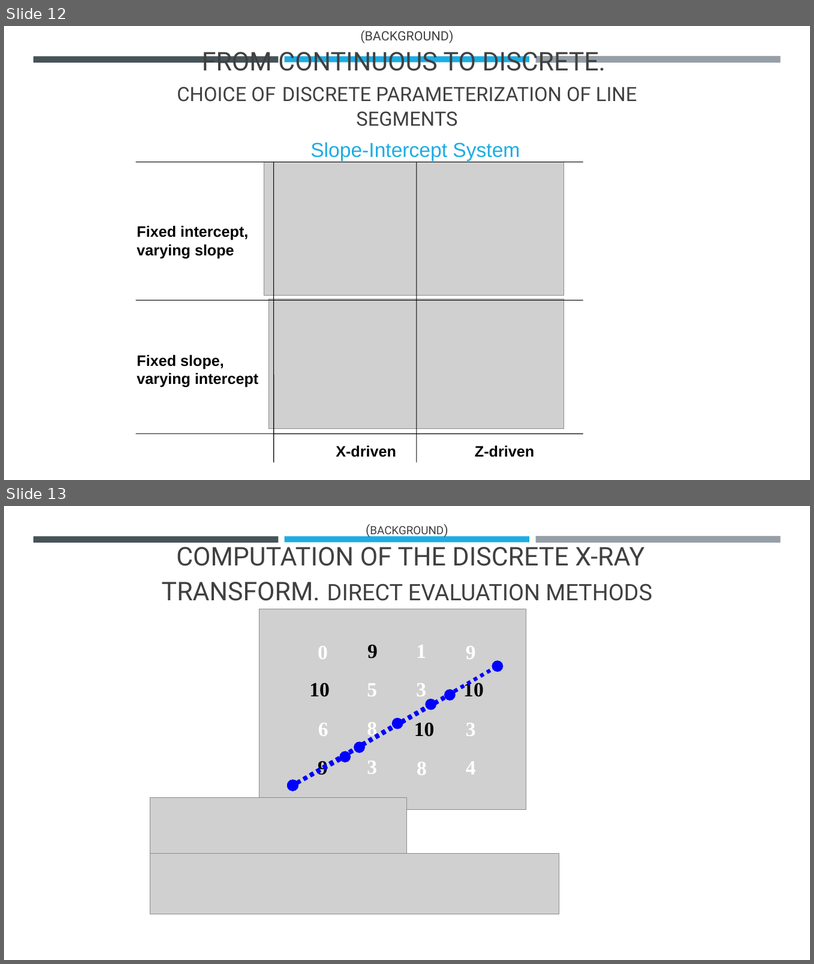
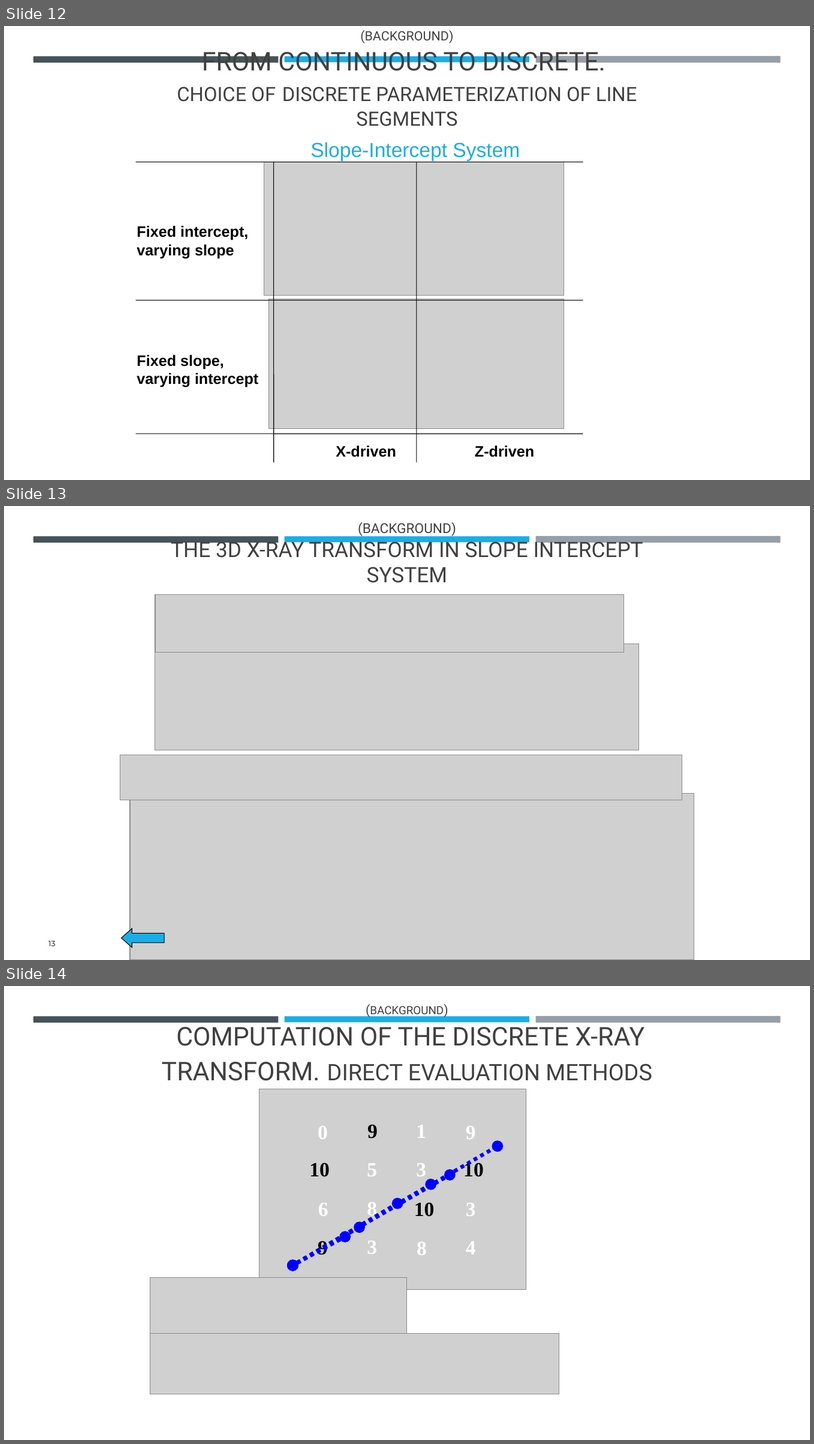
Before and after one commit to gvol11/MGA-MFD, a slide deck: Future Forward.pptx. Shown one above the other, each under a label of ours: slides 12 and 13 before the commit, slides 12, 13 and 14 after it. The pictures are 814x964 and 814x1444 pixels, drawn with LibreOffice and Linux fonts; fonts in the diff are those of the drawing; grey boxes stand for pictures. Boxes give left, top, right and bottom in pixels: in the first picture for what was removed or moved away, otherwise in the second. Text is boxed around its words. In the diff, an @@ line names an element or a change of style, - is before the commit and + after.

```diff
--- a/Future Forward.pptx
+++ b/Future Forward.pptx
@@ slide 13 added at <box>4,506,810,960</box>, background #FFFFFF; not listed: 3 template elements that a slide beside it also shows @@
@@ title added at <box>171,522,644,583</box>, 25.2 pt, text #404040 @@
+(BACKGROUND)
+THE 3D X-RAY TRANSFORM IN SLOPE INTERCEPT SYSTEM
@@ picture added at <box>155,595,624,652</box> @@
@@ picture added at <box>155,644,639,750</box> @@
@@ picture added at <box>120,754,683,799</box> @@
@@ picture added at <box>130,793,694,960</box> @@
@@ left arrow added at <box>122,928,164,947</box>, fill #1CADE4, outline #000000 0.75 pt @@
@@ page number added at <box>48,940,56,946</box>, 9 pt, text #000000 @@
+13
@@ what was slide 13 is now slide 14 @@
```
Also in this commit, not shown: 1 other slide added.
